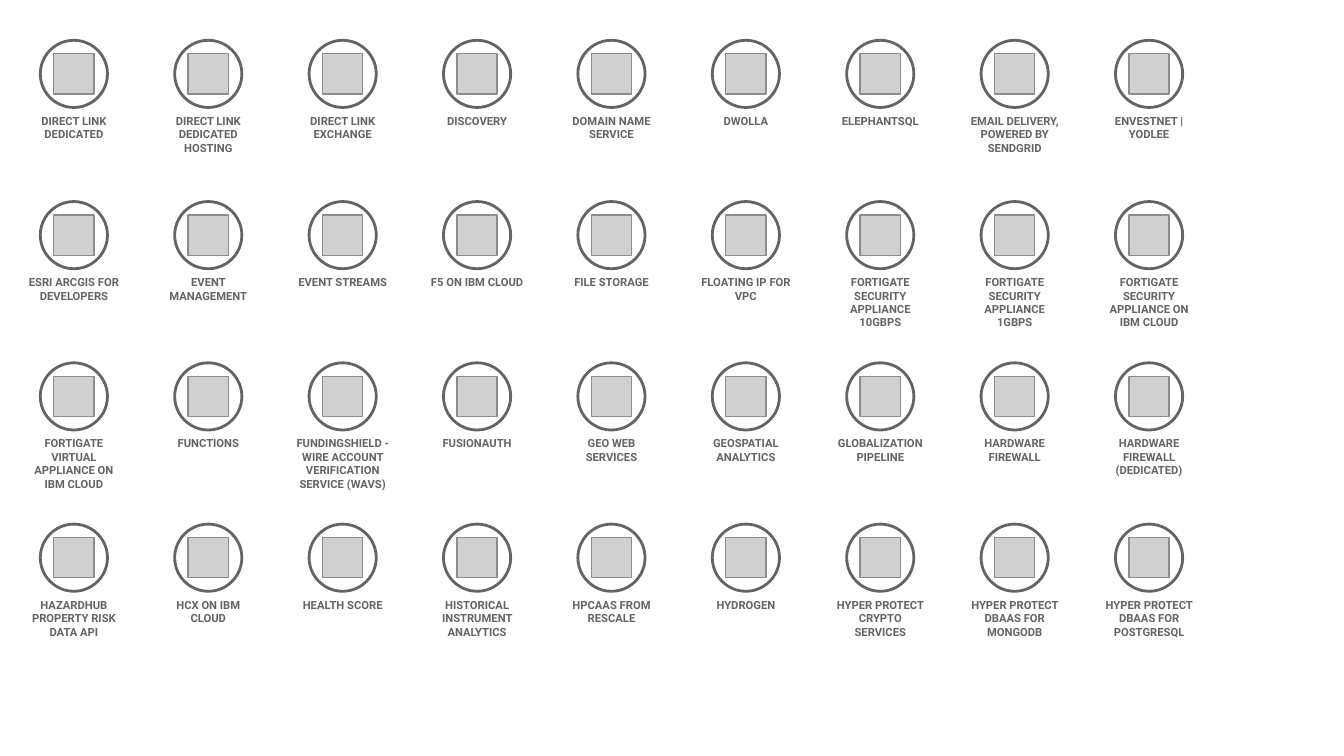
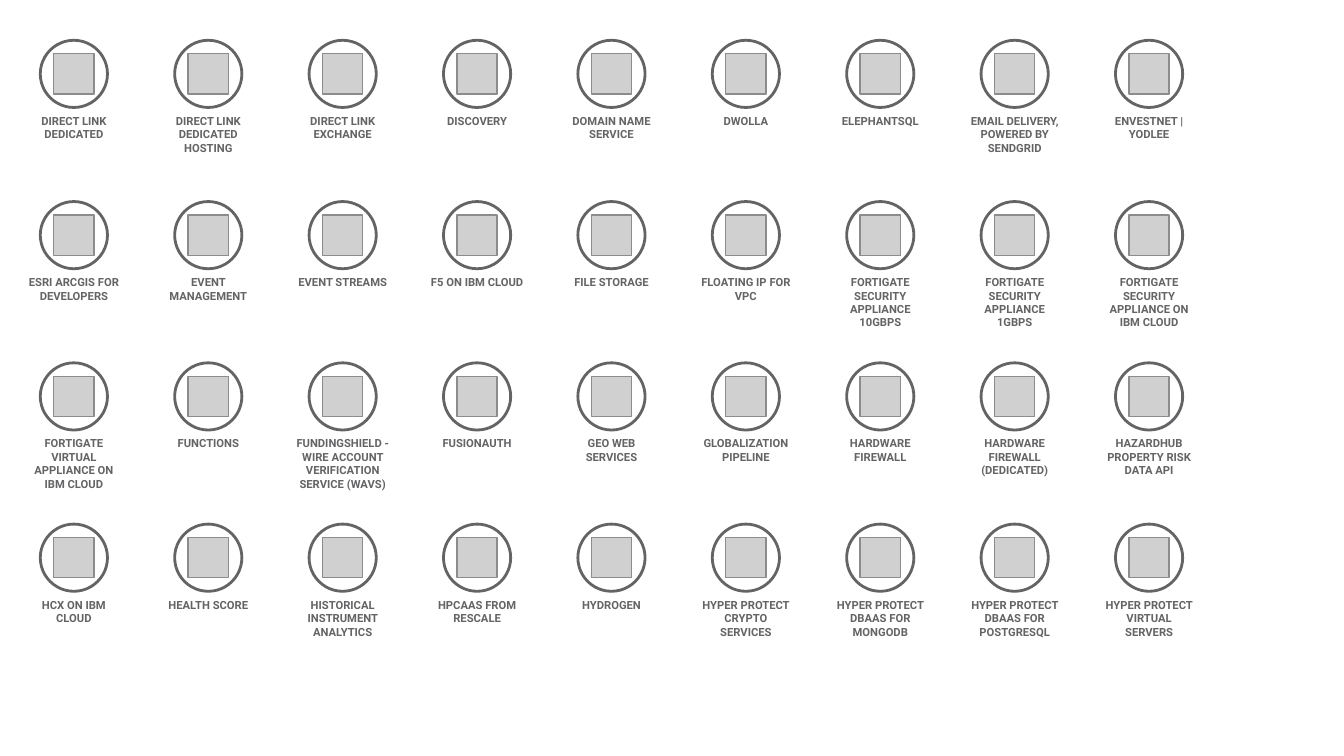
Before and after one commit to l2fprod/myarchitecture, a slide deck: slide 5 of mycatalog-architecture-diagram-template.pptx. Drawn at 1344x756 pixels with LibreOffice and Linux fonts; fonts in the diff are those of the drawing; grey boxes stand for pictures. Boxes give left, top, right and bottom in pixels: in the first picture for what was removed or moved away, otherwise in the second. Text is boxed around its words. In the diff, an @@ line names an element or a change of style, - is before the commit and + after.

```diff
--- a/mycatalog-architecture-diagram-template.pptx
+++ b/mycatalog-architecture-diagram-template.pptx
@@ text removed at <box>713,439,779,461</box> @@
-GEOSPATIAL ANALYTICS
@@ text added at <box>850,439,911,461</box>, 6 pt, text #646365, bold @@
+HARDWARE FIREWALL
@@ text at <box>981,439,1048,476</box>: text changed @@
-HARDWARE FIREWALL
+HARDWARE FIREWALL (DEDICATED)
@@ text at <box>1107,439,1191,474</box>: text changed @@
-HARDWARE FIREWALL (DEDICATED)
+HAZARDHUB PROPERTY RISK DATA API
@@ 6 texts: place and size @@
-6 texts at <box>176,439,923,636</box>
+6 texts at <box>42,439,789,636</box>
@@ text removed at <box>32,601,115,636</box> @@
-HAZARDHUB PROPERTY RISK DATA API
@@ text added at <box>702,601,790,636</box>, 6 pt, text #646365, bold @@
+HYPER PROTECT CRYPTO SERVICES
@@ text at <box>837,601,924,636</box>: text changed @@
-HYPER PROTECT CRYPTO SERVICES
+HYPER PROTECT DBAAS FOR MONGODB
@@ text at <box>971,601,1058,637</box>: text changed @@
-HYPER PROTECT DBAAS FOR MONGODB
+HYPER PROTECT DBAAS FOR POSTGRESQL
@@ text at <box>1106,601,1193,636</box>: text changed @@
-HYPER PROTECT DBAAS FOR POSTGRESQL
+HYPER PROTECT VIRTUAL SERVERS
```
Also in this commit, not shown: 4 other slides changed.
